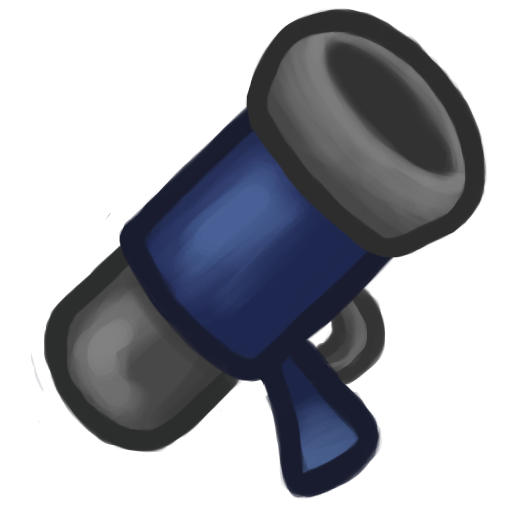
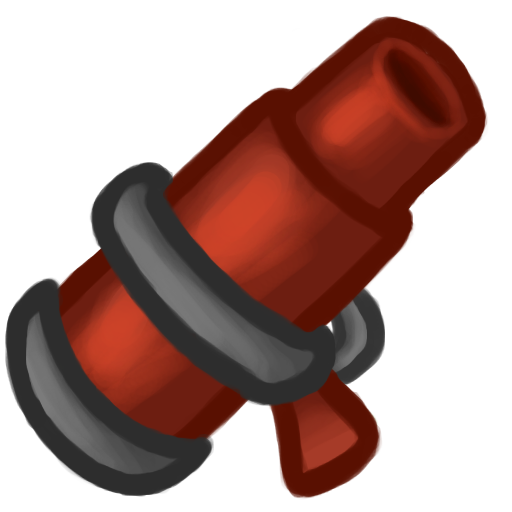
Layered file, before and after one edit (w=512, h=512). Changes by layer:
removed layer "Nouveau calque#15" over [105, 8, 488, 486]
removed layer "Nouveau calque#20" over [38, 86, 416, 499]
removed layer "Nouveau calque#5" over [44, 238, 243, 453]
removed layer "Nouveau calque#18" over [60, 26, 479, 440]
removed layer "Nouveau calque#19" over [31, 57, 443, 443]
removed layer "Nouveau calque#22" over [316, 283, 371, 388]
renamed "Nouveau calque#23" to "Fusil anti-émeute", hid it, painted on it over [31, 8, 488, 499]
added layer "Copie de Bazooka1" above "Copie de Bazooka2" over [5, 162, 339, 497]
added layer "Copie de Bazooka2" above "Copie de Bazooka3" over [22, 16, 488, 482]
added layer "Copie de Bazooka3" above "Copie de Bazooka4" over [14, 68, 444, 499]
added layer "Copie de Bazooka4" above "Copie de Bazooka5" over [321, 283, 371, 388]
added layer "Copie de Bazooka5" above "Copie de Bazooka6" over [31, 32, 471, 481]
added layer "Copie de Bazooka6" above "Bazooka1" over [283, 294, 378, 482]
